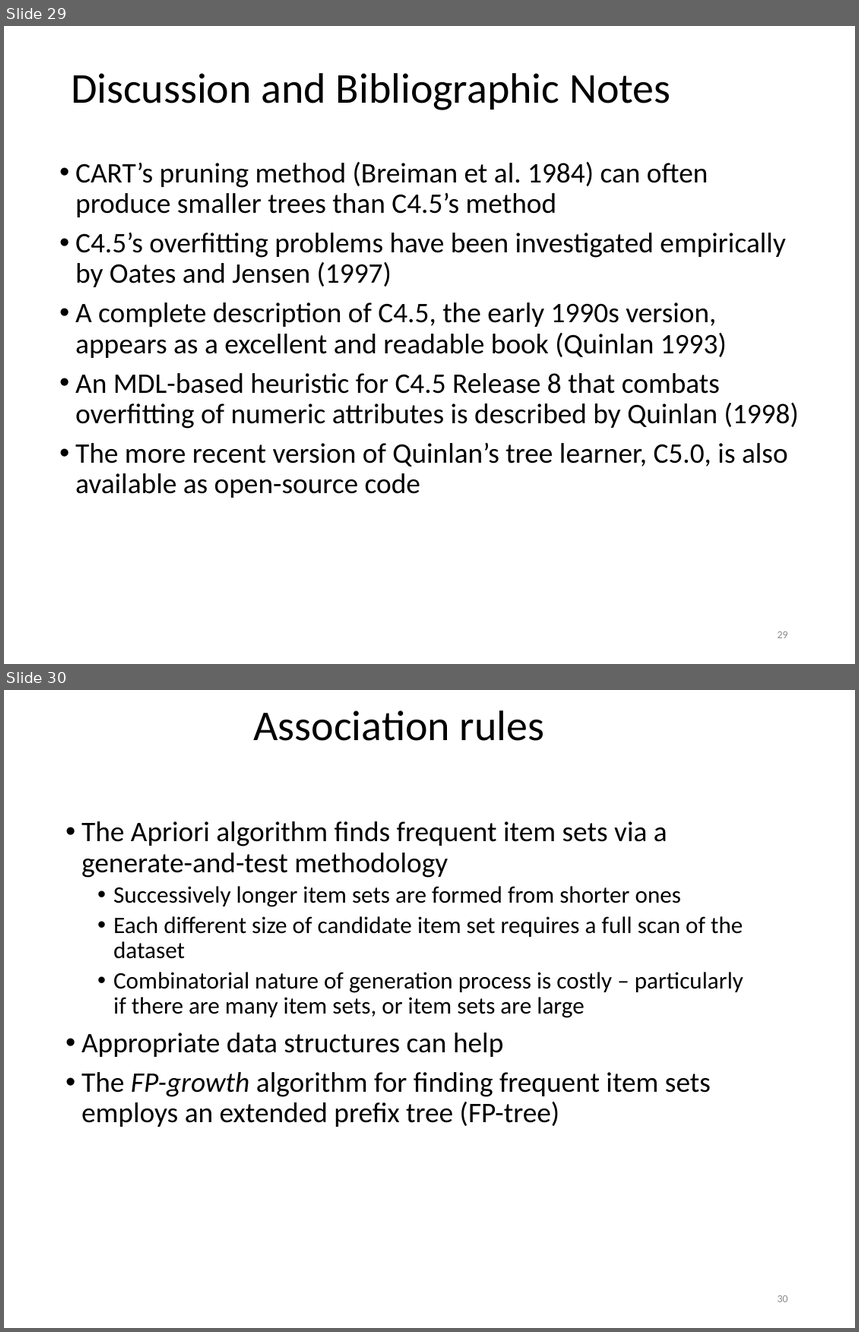
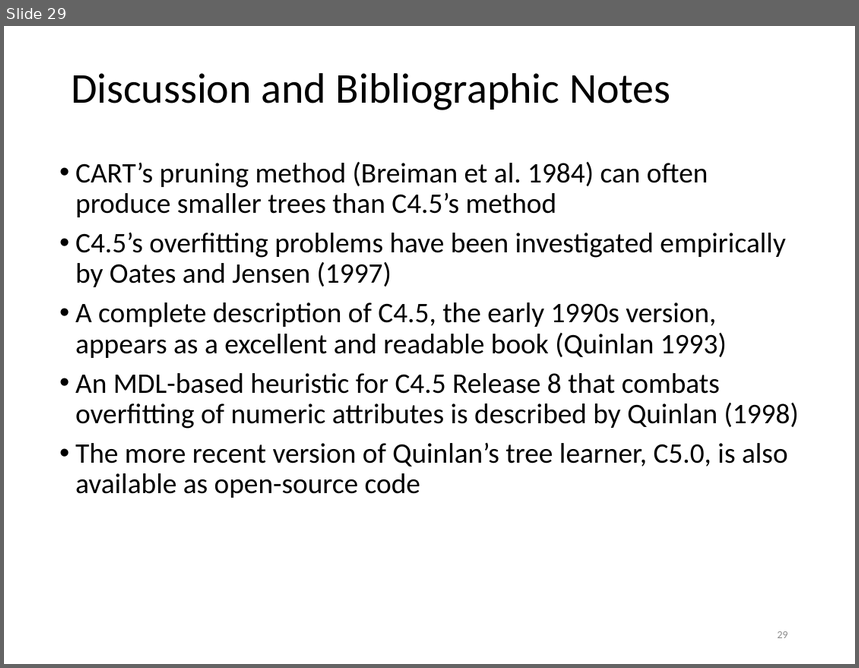
Before and after one commit to khaledmrasheed/khaledmrasheed.github.io, a slide deck: DMcourse/Chapter6.pptx. Shown one above the other, each under a label of ours: slides 29 and 30 before the commit, slide 29 after it. The pictures are 859x1332 and 859x668 pixels, drawn with LibreOffice and Linux fonts; fonts in the diff are those of the drawing. Boxes give left, top, right and bottom in pixels: in the first picture for what was removed or moved away, otherwise in the second. Text is boxed around its words. In the diff, an @@ line names an element or a change of style, - is before the commit and + after.

```diff
--- a/DMcourse/Chapter6.pptx
+++ b/DMcourse/Chapter6.pptx
@@ slide 30 removed at [4, 690, 855, 1328], background #FFFFFF @@
@@ title removed at [254, 711, 544, 741] @@
-Association rules
@@ text removed at [82, 821, 743, 1127] @@
-• The Apriori algorithm finds frequent item sets via a generate-and-test methodology
-  • Successively longer item sets are formed from shorter ones
-  • Each different size of candidate item set requires a full scan of the dataset
-  • Combinatorial nature of generation process is costly – particularly if there are many item sets, or item sets are large
-• Appropriate data structures can help
-• The FP-growth algorithm for finding frequent item sets employs an extended prefix tree (FP-tree)
@@ page number removed at [778, 1296, 788, 1303] @@
-30
```
Also in this commit, not shown: 9 other slides removed.
